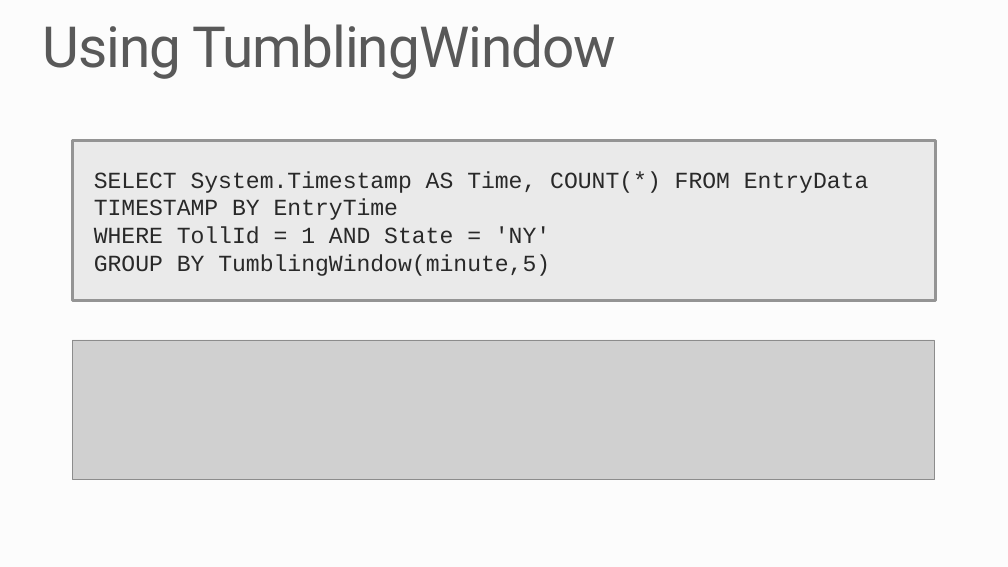
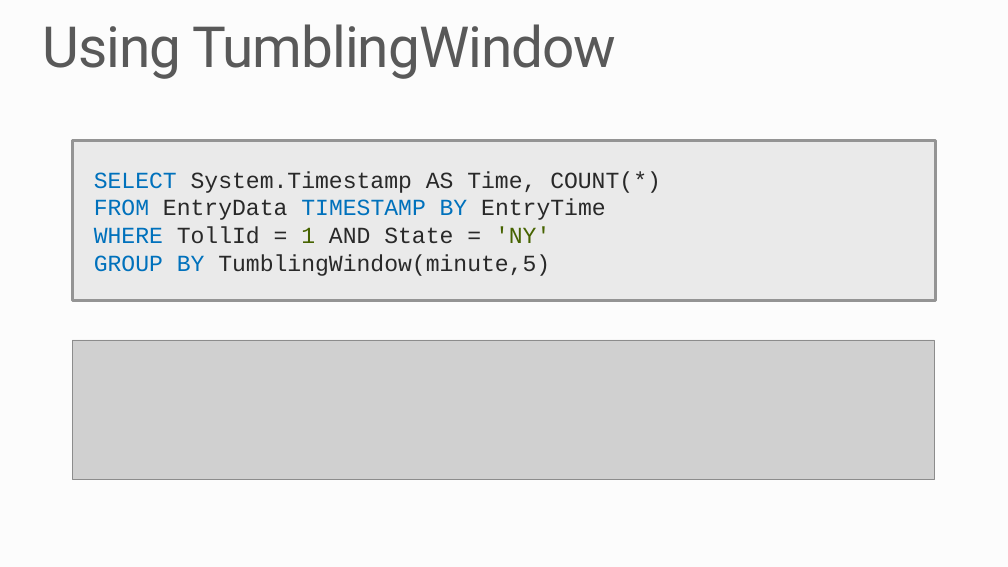
Before and after one commit to MSRConnections/Azure-training-course, a slide deck: slide 7 of Content/Stream Analytics/Azure Stream Analytics.pptx. Drawn at 1008x567 pixels with LibreOffice and Linux fonts; fonts in the diff are those of the drawing; grey boxes stand for pictures; background and template pictures are left out. Boxes give left, top, right and bottom in pixels: in the first picture for what was removed or moved away, otherwise in the second. Text is boxed around its words. In the diff, an @@ line names an element or a change of style, - is before the commit and + after.

```diff
--- a/Content/Stream Analytics/Azure Stream Analytics.pptx
+++ b/Content/Stream Analytics/Azure Stream Analytics.pptx
@@ text in rectangle at [94, 171, 661, 220]: spaces changed @@
-SELECT System.Timestamp AS Time, COUNT(*) FROM EntryData
-TIMESTAMP BY EntryTime
+SELECT System.Timestamp AS Time, COUNT(*)
+FROM EntryData TIMESTAMP BY EntryTime
@@ text in rectangle at [94, 226, 550, 276]: text colour #292929 to #0071BC in "WHERE", "GROUP BY"; text colour #292929 to #466300 in "1 'NY'" @@
```
Also in this commit, not shown: 5 other slides changed, 19 other files.
